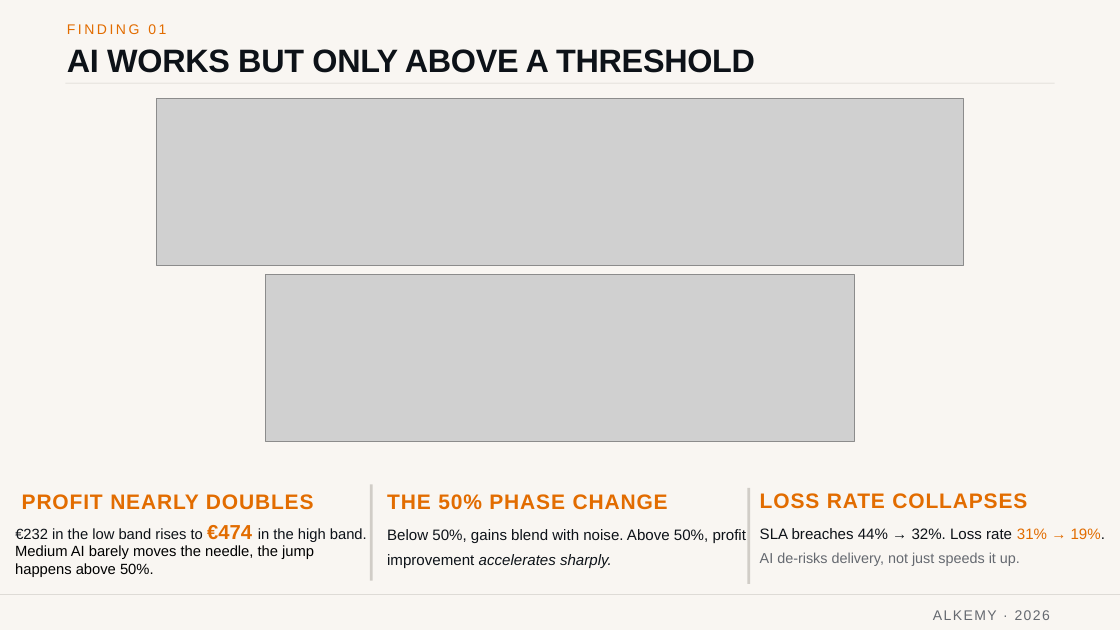
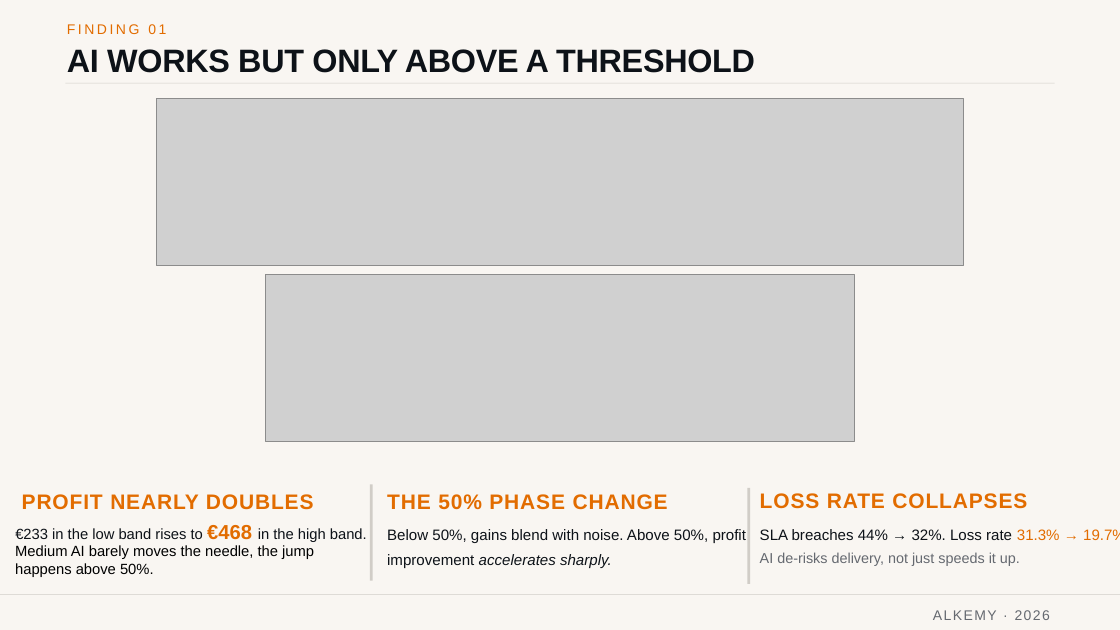
Before and after one commit to tabbba/Machine-Learning-810161, a slide deck: slide 4 of Alkemy_Business_Presentation_1final1.pptx. Drawn at 1120x630 pixels with LibreOffice and Linux fonts; fonts in the diff are those of the drawing; grey boxes stand for pictures. Boxes give left, top, right and bottom in pixels: in the first picture for what was removed or moved away, otherwise in the second. Text is boxed around its words. In the diff, an @@ line names an element or a change of style, - is before the commit and + after.

```diff
--- a/Alkemy_Business_Presentation_1final1.pptx
+++ b/Alkemy_Business_Presentation_1final1.pptx
@@ text at <box>15,525,367,542</box>: text changed @@
-€232 in the low band rises to €474 in the high band.
+€233 in the low band rises to €468 in the high band.
@@ text at <box>760,529,1120,540</box>: text changed @@
-SLA breaches 44% → 32%. Loss rate 31% → 19%.
+SLA breaches 44% → 32%. Loss rate 31.3% → 19.7%
```
Also in this commit, not shown: 6 other slides changed, 2 other files.
